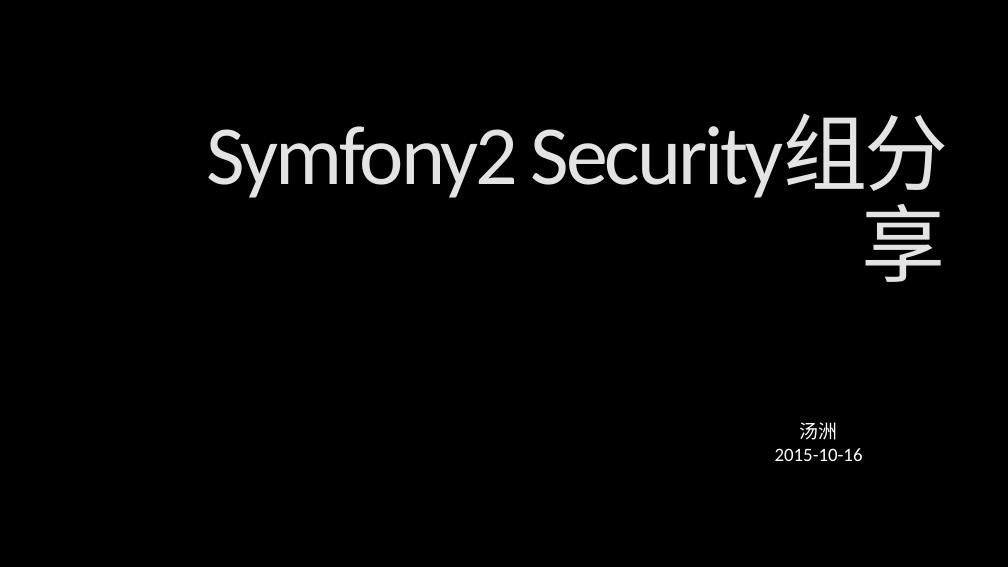
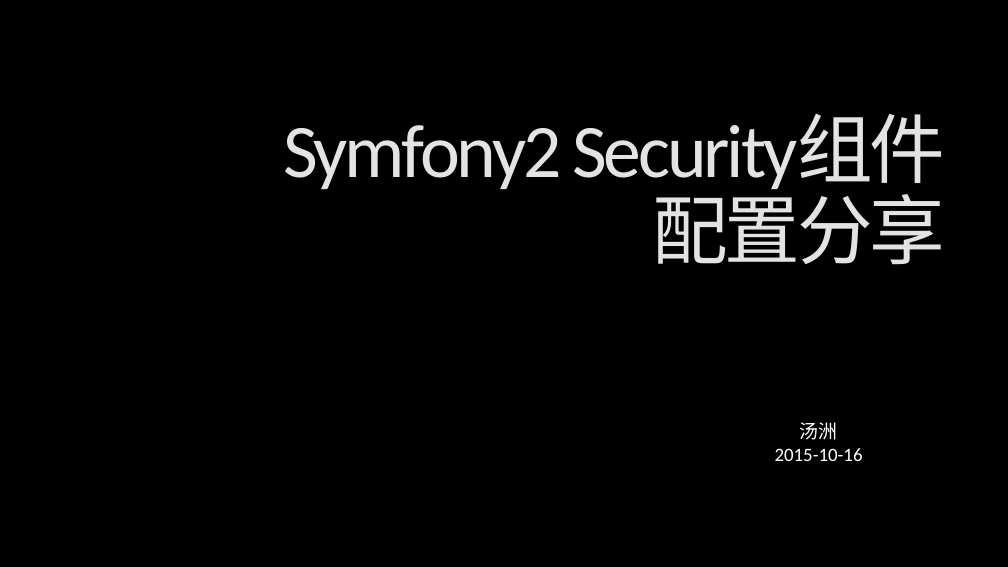
Before and after one commit to TuringTD/symfony2--, a slide deck: slide 1 of symfony登陆.pptx. Drawn at 1008x567 pixels with LibreOffice and Linux fonts; fonts in the diff are those of the drawing; background and template pictures are left out. Boxes give left, top, right and bottom in pixels: in the first picture for what was removed or moved away, otherwise in the second. Text is boxed around its words. In the diff, an @@ line names an element or a change of style, - is before the commit and + after.

```diff
--- a/symfony登陆.pptx
+++ b/symfony登陆.pptx
@@ title at box(283, 114, 945, 265): text changed; size 80 to 72 pt @@
-Symfony2 Security组分享
+Symfony2 Security组件
+配置分享
```
Also in this commit, not shown: 1 other slide changed, 5 slides added.
